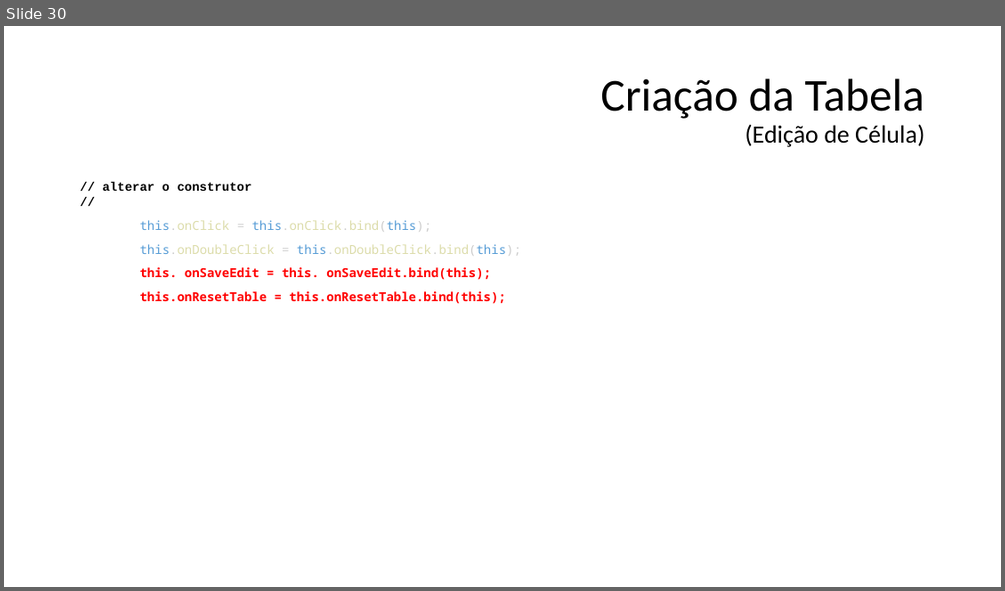
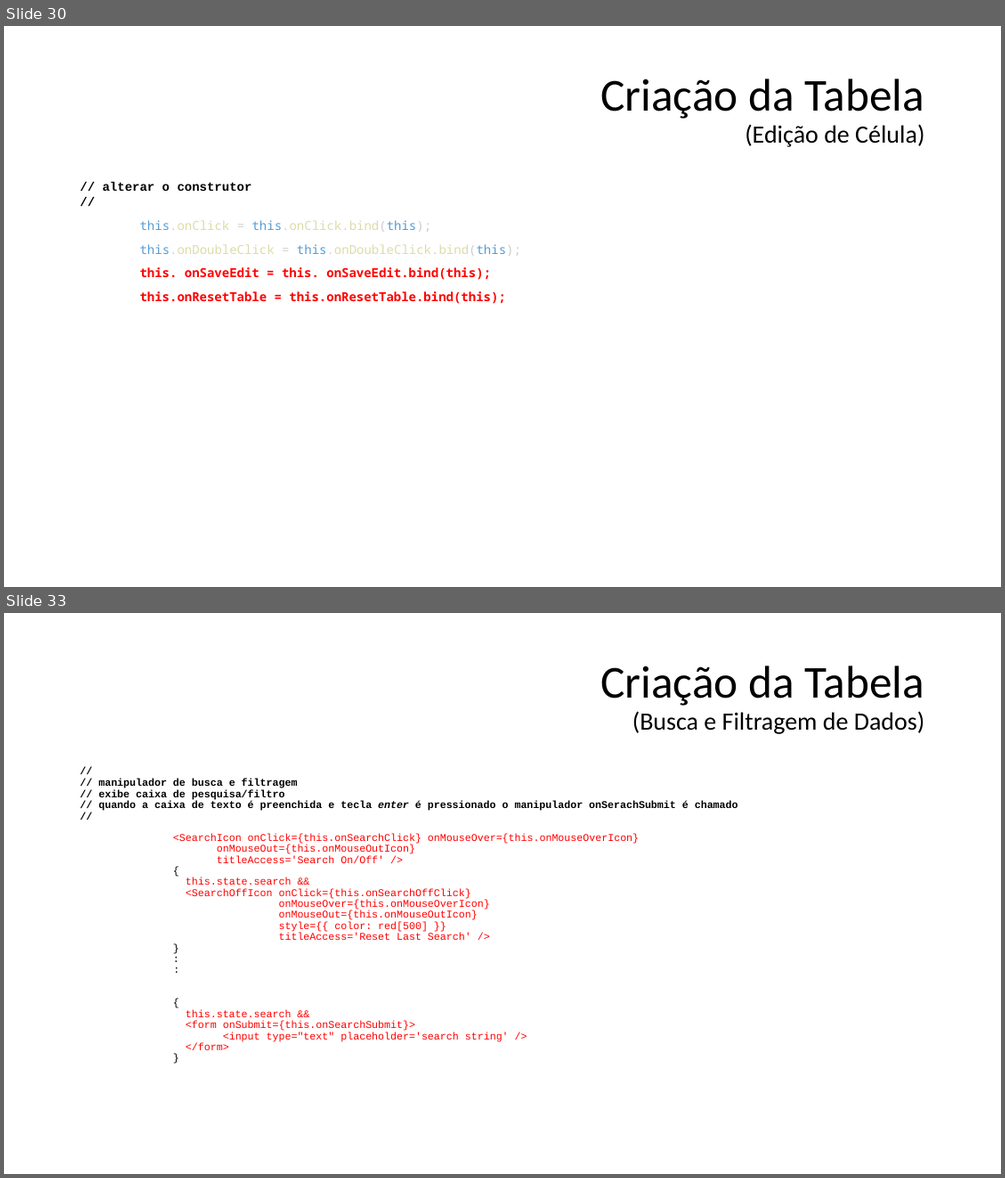
Before and after one commit to tadeumaffeis/PMAulas, a slide deck: 04 - Criação de Tabela com Controles/04 - Tabela com Controles.pptx. Shown one above the other, each under a label of ours: slide 30 before the commit, slides 30 and 33 after it; the slides between them are not shown. The pictures are 1005x591 and 1005x1178 pixels, drawn with LibreOffice and Linux fonts; fonts in the diff are those of the drawing. Boxes give left, top, right and bottom in pixels: in the first picture for what was removed or moved away, otherwise in the second. Text is boxed around its words. In the diff, an @@ line names an element or a change of style, - is before the commit and + after.

```diff
--- a/04 - Criação de Tabela com Controles/04 - Tabela com Controles.pptx
+++ b/04 - Criação de Tabela com Controles/04 - Tabela com Controles.pptx
@@ slide 33 added at bbox=[4, 613, 1001, 1174], background #FFFFFF @@
@@ title added at bbox=[600, 666, 925, 734], 24 pt, text #000000 @@
+Criação da Tabela
+(Busca e Filtragem de Dados)
@@ text added at bbox=[98, 779, 738, 1050], 10 pt, text #FF0000 @@
+//
+// manipulador de busca e filtragem
+// exibe caixa de pesquisa/filtro
+// quando a caixa de texto é preenchida e tecla enter é pressionado o manipulador onSerachSubmit é chamado
+//
+<SearchIcon onClick={this.onSearchClick} onMouseOver={this.onMouseOverIcon}
+onMouseOut={this.onMouseOutIcon}
+titleAccess='Search On/Off' />
+{
+this.state.search &&
+<SearchOffIcon onClick={this.onSearchOffClick}
+onMouseOver={this.onMouseOverIcon}
+onMouseOut={this.onMouseOutIcon}
+style={{ color: red[500] }}
+titleAccess='Reset Last Search' />
+}
+:
+:
+{
+this.state.search &&
+<form onSubmit={this.onSearchSubmit}>
+<input type="text" placeholder='search string' />
+</form>
+}
```
Also in this commit, not shown: 5 other slides added, 20 other files.
